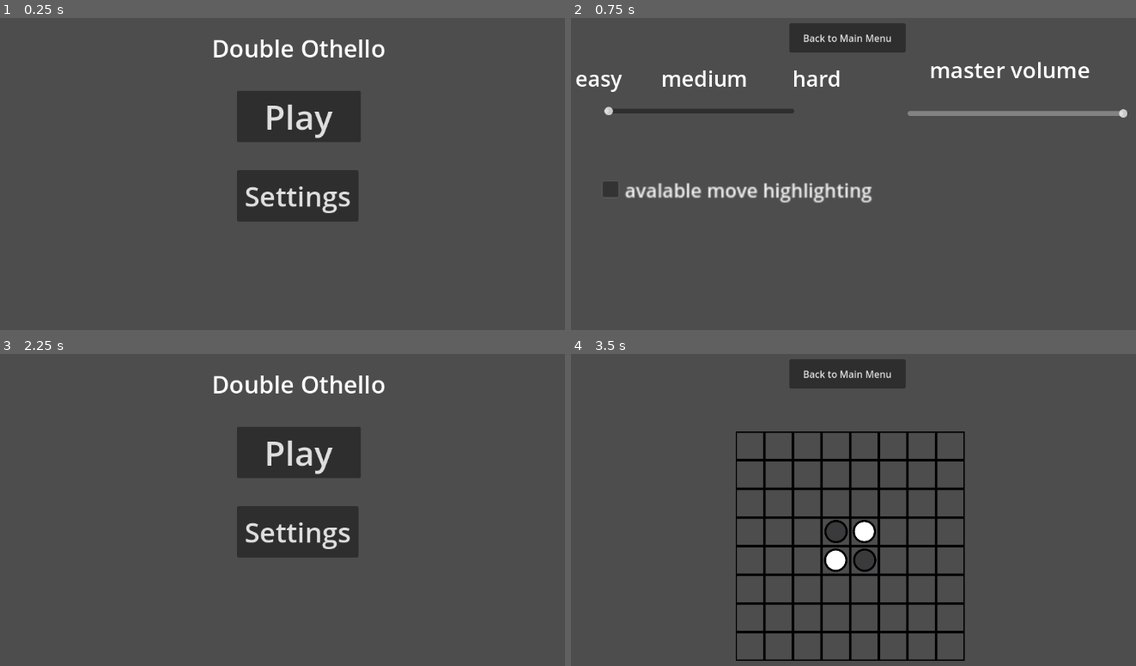
Above: before the commit, frames 1-4 (two rows, left to right).
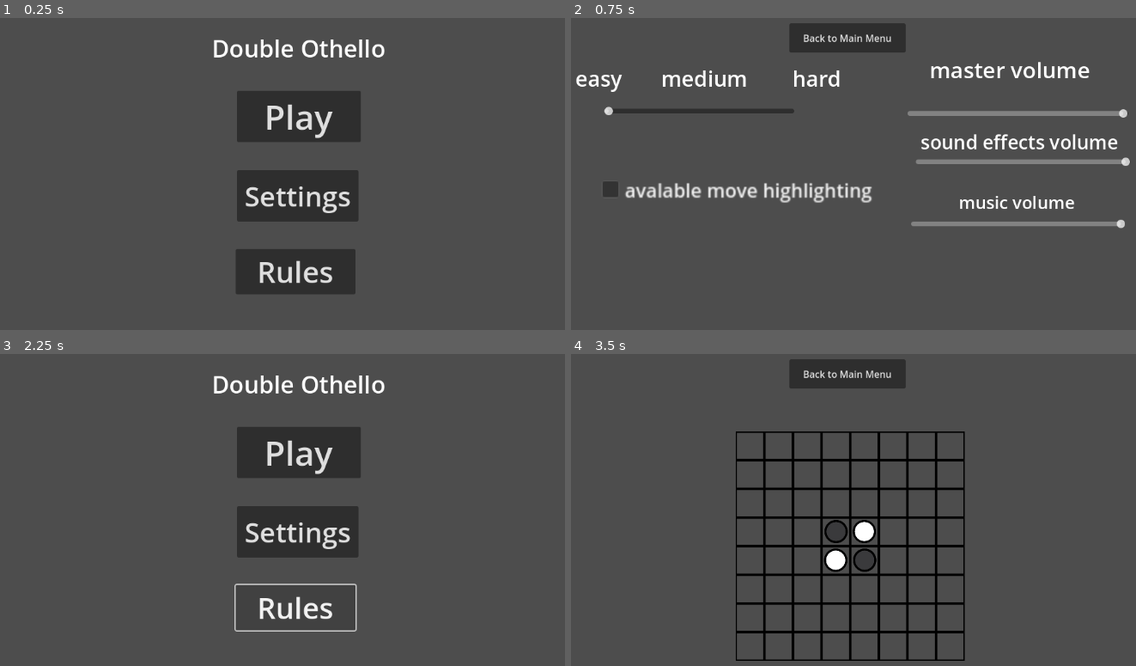
Above: after the commit, the same moments.

Repository: OGSteinglass/FinalProjectEPSGame
Game: Godot game, scene res://main_screen.tscn
Two runs of this game, one before a commit and one after it. Both use one fixed random seed, a clock stepped at 60 frames per second and the inputs below.
Inputs (mouse positions are in pixels of both pictures, inside the frame that each line leads up to):
- Up to frame 1 (0.25 s): no input
- Up to frame 2 (0.75 s): click "Settings" at 0.5 s
- Up to frame 3 (2.25 s): click "Back to Main Menu" at 1.25 s; click (293, 606) at 2 s, where only the run after the commit has a clickable "Rules"
- Up to frame 4 (3.5 s): click "Play" at 2.75 s

The runs differ from the first frame. In frame 1, 2.9% of the frame differs, in the area x 41-63%, y 74-89%; in frame 2, 2.1%; in frame 3, 0.7%; in frame 4, nothing differs.

Commit message:
changed wieghts for AI and added subsliders to volume

Diff:
--- a/godot_project/AudioStreamPlayer2D.gd
+++ b/godot_project/AudioStreamPlayer2D.gd
@@ -1,3 +1,3 @@
 extends AudioStreamPlayer2D
 func _ready():
-	volume_db = 0+ 20*log(Globals.master_volume)
+	volume_db = 0+ 20*log(Globals.master_volume)+20*log(Globals.music_volume)
--- a/godot_project/GameBoard.gd
+++ b/godot_project/GameBoard.gd
@@ -1,9 +1,9 @@
 extends TileMap
 var game_tile = preload("res://game_tile.tscn")
 enum State {BlackTurn, WhiteTurn, BlackWin, WhiteWin, Draw}
-const MOVE_WEIGHT = 4
+const MOVE_WEIGHT = 0
 const SCORE_WEIGHT = 1
-const CORNER_WEIGHT = 32
+const CORNER_WEIGHT = 320
 const EDGE_WEIGHT = 5
 var curstate = State.BlackTurn
 var DEFAULT_MODULATE = null
@@ -67,7 +67,8 @@
 	else:
 		return -1
 func _ready():
-	$AudioStreamPlayer2D.volume_db = 0+ 20*log(Globals.master_volume)
+	$AudioStreamPlayer2D.volume_db = 0+ 20*log(Globals.master_volume)+20*log(Globals.sfx_volume)
+	print($AudioStreamPlayer2D.volume_db)
 	for i in range(8):
 		rendered_game_board.append([])
 		for j in range(8):
@@ -97,6 +98,7 @@
 		flip_direction(x,y,color,Vector2i(1,0),board)
 		flip_direction(x,y,color,Vector2i(-1,0),board)
 		if real:
+
 			$AudioStreamPlayer2D.play(0)
 			if curstate == State.BlackTurn:
 				curstate = State.WhiteTurn
--- a/godot_project/game_2_player.tscn
+++ b/godot_project/game_2_player.tscn
@@ -36,7 +36,6 @@
 position = Vector2(8, 8)
 
 [node name="AudioStreamPlayer2D" type="AudioStreamPlayer2D" parent="GameBoard"]
-visible = false
 stream = ExtResource("4_7h007")
 volume_db = 24.0
 
@@ -51,6 +50,7 @@
 script = ExtResource("5_kn8ts")
 
 [node name="Win Text" type="Label" parent="GameBoard"]
+visible = false
 z_index = 2
 offset_left = 106.0
 offset_top = -44.0
--- a/godot_project/globals.gd
+++ b/godot_project/globals.gd
@@ -5,4 +5,7 @@
 
 var master_volume= 1
 
+var sfx_volume=1
+var music_volume=1
+
 var show_moves = false
--- a/godot_project/main_screen.tscn
+++ b/godot_project/main_screen.tscn
@@ -1,7 +1,8 @@
-[gd_scene load_steps=3 format=3 uid="uid://bykl5etq4b3s"]
+[gd_scene load_steps=4 format=3 uid="uid://bykl5etq4b3s"]
 
 [ext_resource type="Script" path="res://Play Button.gd" id="1_dmicf"]
 [ext_resource type="Script" path="res://Settings.gd" id="2_36oek"]
+[ext_resource type="Script" path="res://rules.gd" id="3_q606s"]
 
 [node name="Main Screen" type="Node2D"]
 
@@ -31,5 +32,15 @@
 text = "Settings"
 script = ExtResource("2_36oek")
 
+[node name="rules" type="Button" parent="."]
+offset_left = 473.0
+offset_top = 410.0
+offset_right = 674.0
+offset_bottom = 486.0
+theme_override_font_sizes/font_size = 49
+text = "Rules"
+script = ExtResource("3_q606s")
+
 [connection signal="pressed" from="Play Button" to="Play Button" method="_on_pressed"]
 [connection signal="pressed" from="Settings" to="Settings" method="_on_pressed"]
+[connection signal="pressed" from="rules" to="rules" method="_on_pressed"]
--- /dev/null
+++ b/godot_project/music.gd
@@ -0,0 +1,9 @@
+extends HSlider
+
+func _ready():
+	value = Globals.music_volume
+
+
+
+func _on_value_changed(value):
+	Globals.music_volume = value
--- /dev/null
+++ b/godot_project/rules.gd
@@ -0,0 +1,5 @@
+extends Button
+
+
+func _on_pressed():
+	OS.shell_open("https://www.worldothello.org/about/about-othello/othello-rules/official-rules/english")
--- a/godot_project/settings.tscn
+++ b/godot_project/settings.tscn
@@ -1,9 +1,11 @@
-[gd_scene load_steps=5 format=3 uid="uid://dxsq5xpswbpfh"]
+[gd_scene load_steps=7 format=3 uid="uid://dxsq5xpswbpfh"]
 
 [ext_resource type="Script" path="res://difficulty.gd" id="1_8w5tk"]
 [ext_resource type="Script" path="res://master volume.gd" id="1_hine8"]
 [ext_resource type="Script" path="res://Menu button.gd" id="2_f4gjm"]
 [ext_resource type="Script" path="res://CheckBox.gd" id="4_xly2q"]
+[ext_resource type="Script" path="res://sfx.gd" id="5_6070h"]
+[ext_resource type="Script" path="res://music.gd" id="6_6xp7y"]
 
 [node name="Settings" type="Node2D"]
 
@@ -65,7 +67,44 @@
 text = "avalable move highlighting"
 script = ExtResource("4_xly2q")
 
+[node name="sfx" type="HSlider" parent="."]
+offset_left = 656.0
+offset_top = 256.0
+offset_right = 1016.0
+offset_bottom = 273.0
+max_value = 1.0
+step = 0.01
+script = ExtResource("5_6070h")
+
+[node name="Label" type="Label" parent="sfx"]
+layout_mode = 0
+offset_left = 8.0
+offset_top = -48.0
+offset_right = 352.0
+theme_override_font_sizes/font_size = 32
+text = "sound effects volume"
+
+[node name="music" type="HSlider" parent="."]
+offset_left = 648.0
+offset_top = 360.0
+offset_right = 1008.0
+offset_bottom = 376.0
+max_value = 1.0
+step = 0.01
+script = ExtResource("6_6xp7y")
+
+[node name="Label" type="Label" parent="music"]
+layout_mode = 0
+offset_left = 80.0
+offset_top = -48.0
+offset_right = 275.0
+offset_bottom = -5.0
+theme_override_font_sizes/font_size = 29
+text = "music volume"
+
 [connection signal="value_changed" from="master volume" to="master volume" method="_on_value_changed"]
 [connection signal="value_changed" from="difficulty" to="difficulty" method="_on_value_changed"]
 [connection signal="pressed" from="Menu button" to="Menu button" method="_on_pressed"]
 [connection signal="toggled" from="CheckBox" to="CheckBox" method="_on_toggled"]
+[connection signal="value_changed" from="sfx" to="sfx" method="_on_value_changed"]
+[connection signal="value_changed" from="music" to="music" method="_on_value_changed"]
--- /dev/null
+++ b/godot_project/sfx.gd
@@ -0,0 +1,9 @@
+extends HSlider
+
+func _ready():
+	value = Globals.sfx_volume
+
+
+
+func _on_value_changed(value):
+	Globals.sfx_volume=value
